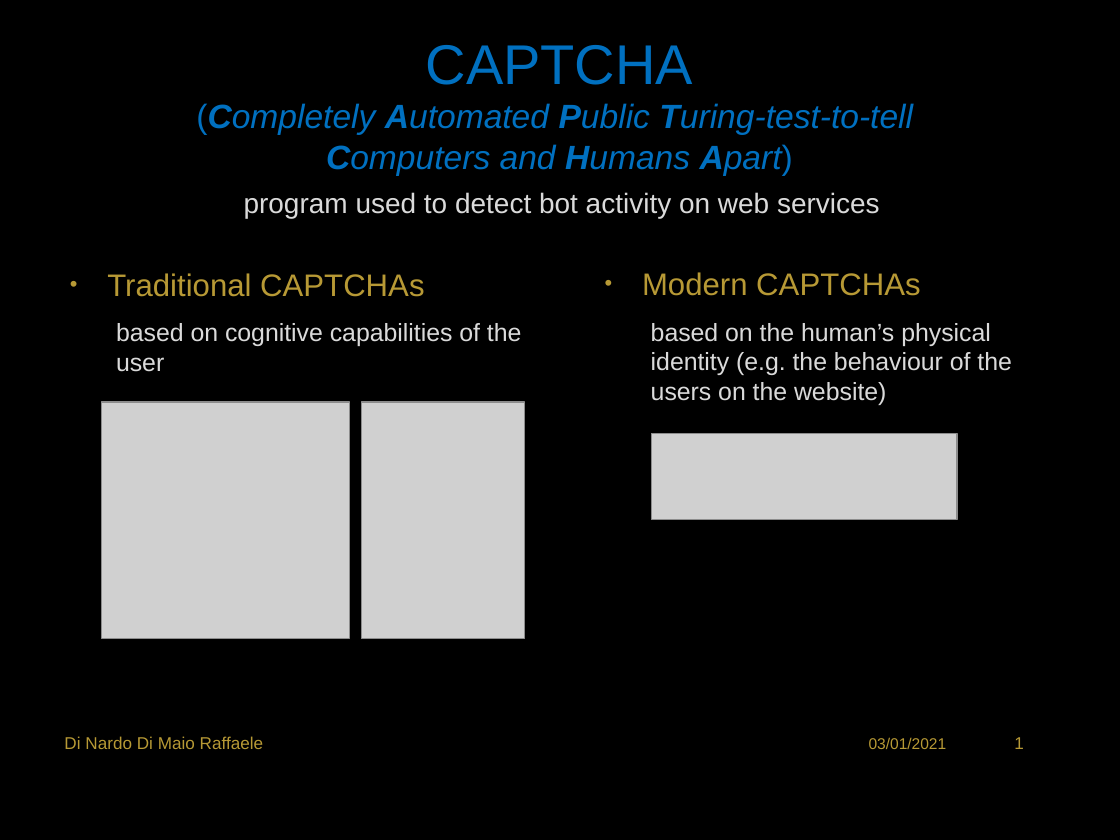
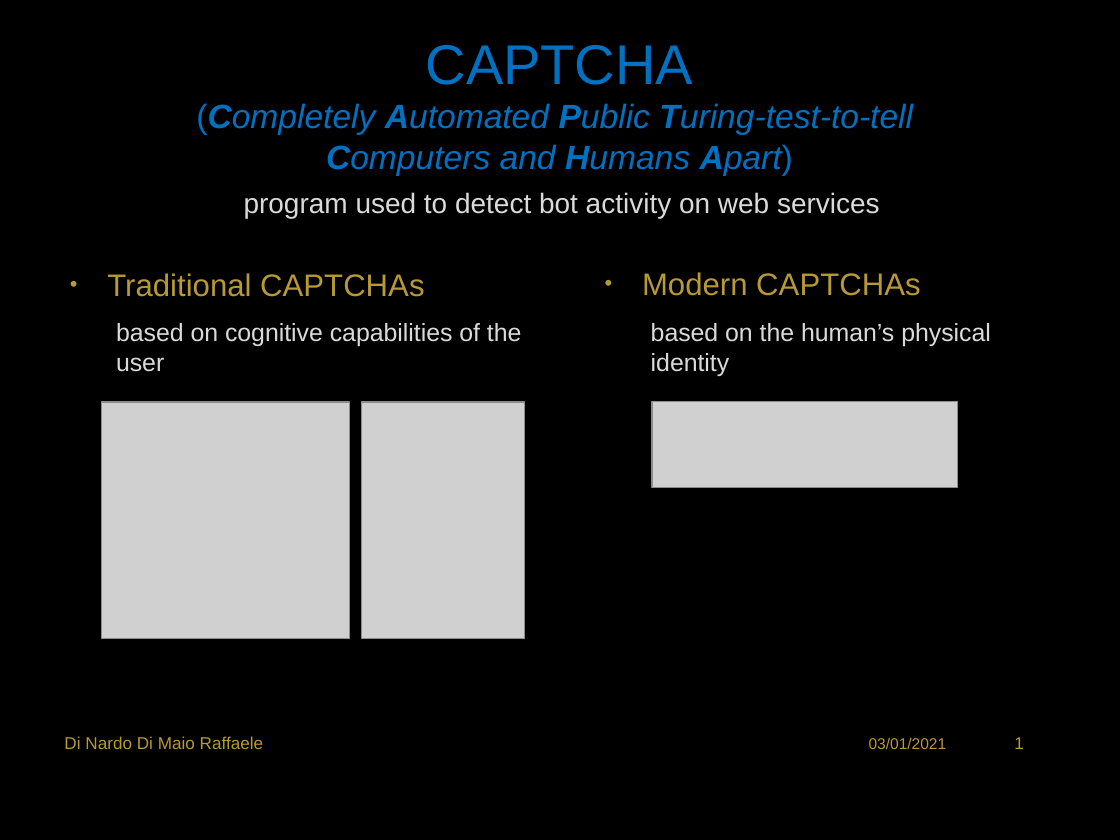
Before and after one commit to RaffaDNDM/AcCAPPCHA, a slide deck: slide 2 of Thesis/AcCAPPCHA.pptx. Drawn at 1120x840 pixels with LibreOffice and Linux fonts; fonts in the diff are those of the drawing; grey boxes stand for pictures; background and template pictures are left out. Boxes give left, top, right and bottom in pixels: in the first picture for what was removed or moved away, otherwise in the second. Text is boxed around its words. In the diff, an @@ line names an element or a change of style, - is before the commit and + after.

```diff
--- a/Thesis/AcCAPPCHA.pptx
+++ b/Thesis/AcCAPPCHA.pptx
@@ text at bbox=[651, 323, 991, 376]: text changed @@
-  based on the human’s physical identity (e.g. the behaviour of the users on the website)
+  based on the human’s physical identity
@@ picture: place and size @@
-picture at bbox=[652, 433, 958, 520]
+picture at bbox=[652, 402, 958, 488]
```
